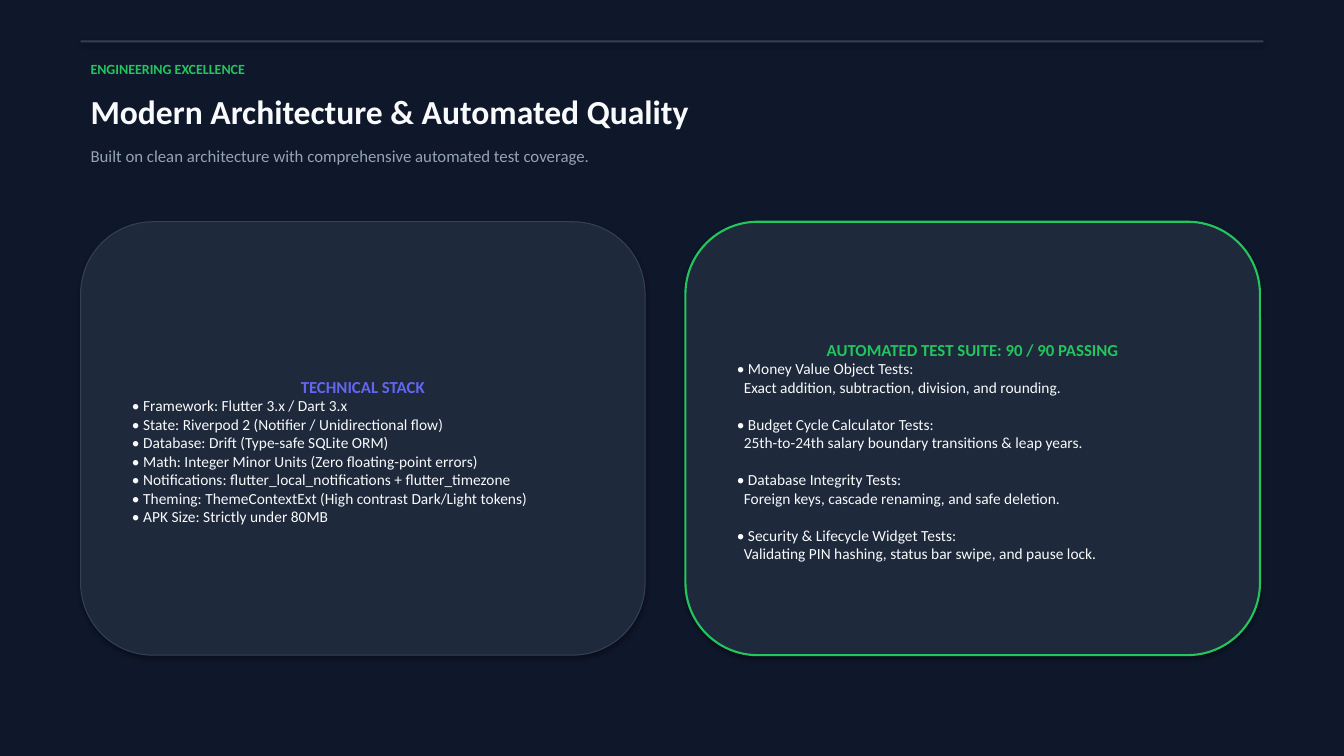
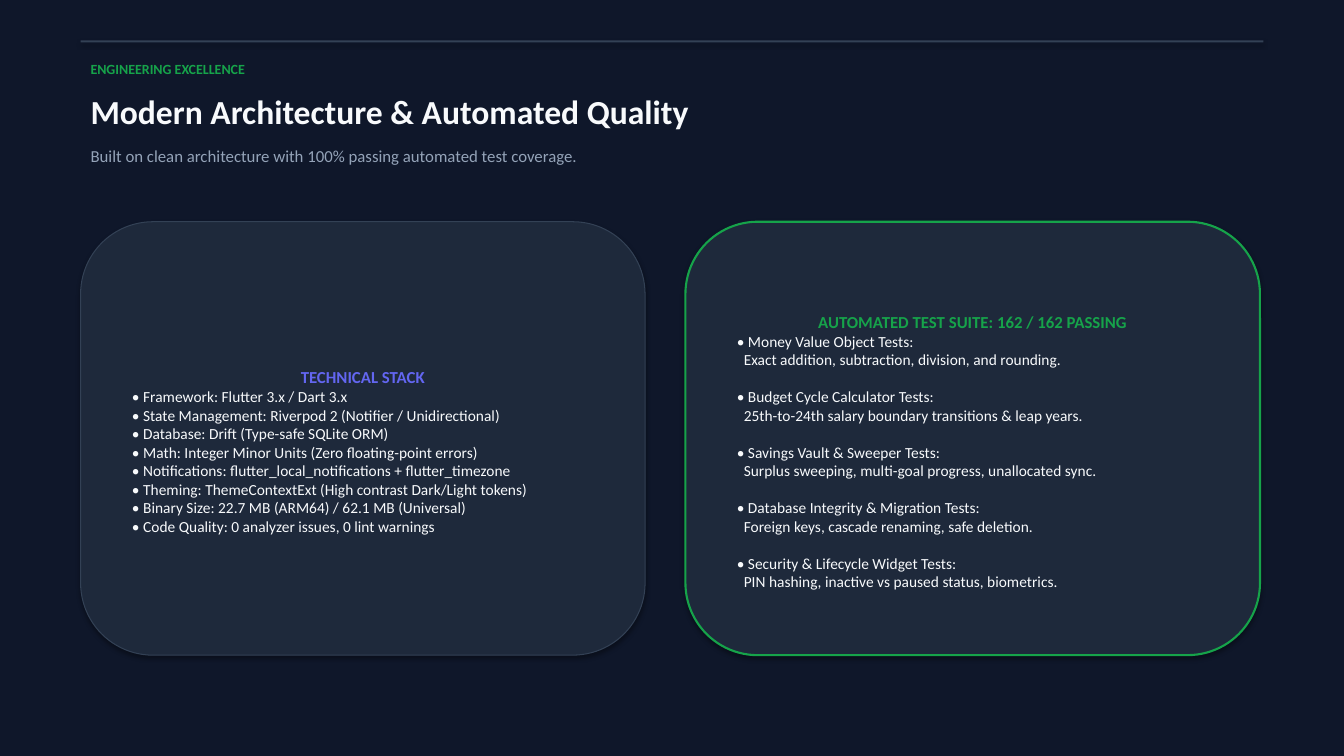
Before and after one commit to hosamsemry/SpendWise, a slide deck: slide 9 of SpendWise_Presentation.pptx (slide 8 before the commit). Drawn at 1344x756 pixels with LibreOffice and Linux fonts; fonts in the diff are those of the drawing. Boxes give left, top, right and bottom in pixels: in the first picture for what was removed or moved away, otherwise in the second. Text is boxed around its words. In the diff, an @@ line names an element or a change of style, - is before the commit and + after.

```diff
--- a/SpendWise_Presentation.pptx
+++ b/SpendWise_Presentation.pptx
@@ text "ENGINEERING EXCELLENCE" at (x1=91, y1=65, x2=245, y2=74): text colour #22C55E to #16A34A @@
@@ text at (x1=91, y1=150, x2=576, y2=165): text changed @@
-Built on clean architecture with comprehensive automated test coverage.
+Built on clean architecture with 100% passing automated test coverage.
@@ rounded rectangle "AUTOMATED TEST SUITE: 162 / ..." at (x1=686, y1=222, x2=1260, y2=655): outline #22C55E 1.5 pt to #16A34A 1.5 pt @@
@@ text in rounded rectangle at (x1=744, y1=316, x2=1127, y2=590): text changed @@
-AUTOMATED TEST SUITE: 90 / 90 PASSING
-• Money Value Object Tests:
-Exact addition, subtraction, division, and rounding.
-• Budget Cycle Calculator Tests:
-25th-to-24th salary boundary transitions & leap years.
-• Database Integrity Tests:
-Foreign keys, cascade renaming, and safe deletion.
-• Security & Lifecycle Widget Tests:
-Validating PIN hashing, status bar swipe, and pause lock.
+AUTOMATED TEST SUITE: 162 / 162 PASSING
+• Money Value Object Tests:
+Exact addition, subtraction, division, and rounding.
+• Budget Cycle Calculator Tests:
+25th-to-24th salary boundary transitions & leap years.
+• Savings Vault & Sweeper Tests:
+Surplus sweeping, multi-goal progress, unallocated sync.
+• Database Integrity & Migration Tests:
+Foreign keys, cascade renaming, safe deletion.
+• Security & Lifecycle Widget Tests:
+PIN hashing, inactive vs paused status, biometrics.
@@ text in rounded rectangle at (x1=143, y1=391, x2=527, y2=535): text changed @@
-• Framework: Flutter 3.x / Dart 3.x
-• State: Riverpod 2 (Notifier / Unidirectional flow)
-• Database: Drift (Type-safe SQLite ORM)
-• Math: Integer Minor Units (Zero floating-point errors)
-• Notifications: flutter_local_notifications + flutter_timezone
-• Theming: ThemeContextExt (High contrast Dark/Light tokens)
-• APK Size: Strictly under 80MB
+• Framework: Flutter 3.x / Dart 3.x
+• State Management: Riverpod 2 (Notifier / Unidirectional)
+• Database: Drift (Type-safe SQLite ORM)
+• Math: Integer Minor Units (Zero floating-point errors)
+• Notifications: flutter_local_notifications + flutter_timezone
+• Theming: ThemeContextExt (High contrast Dark/Light tokens)
+• Binary Size: 22.7 MB (ARM64) / 62.1 MB (Universal)
+• Code Quality: 0 analyzer issues, 0 lint warnings
```
Also in this commit, not shown: 8 other slides changed, 1 slide added, 3 other files.
